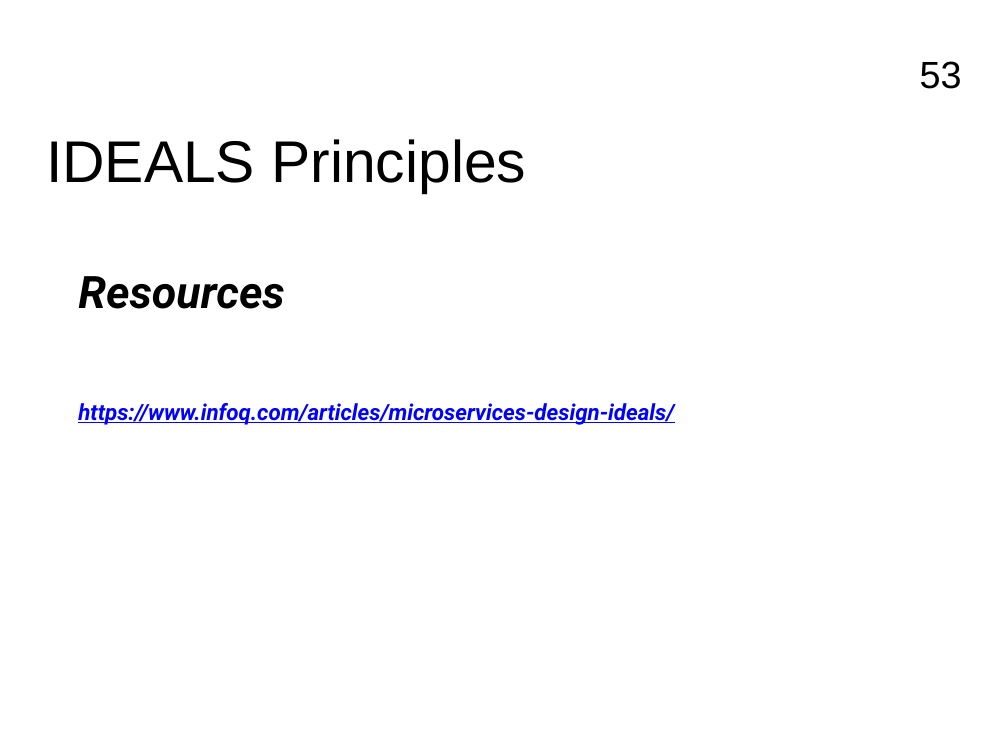
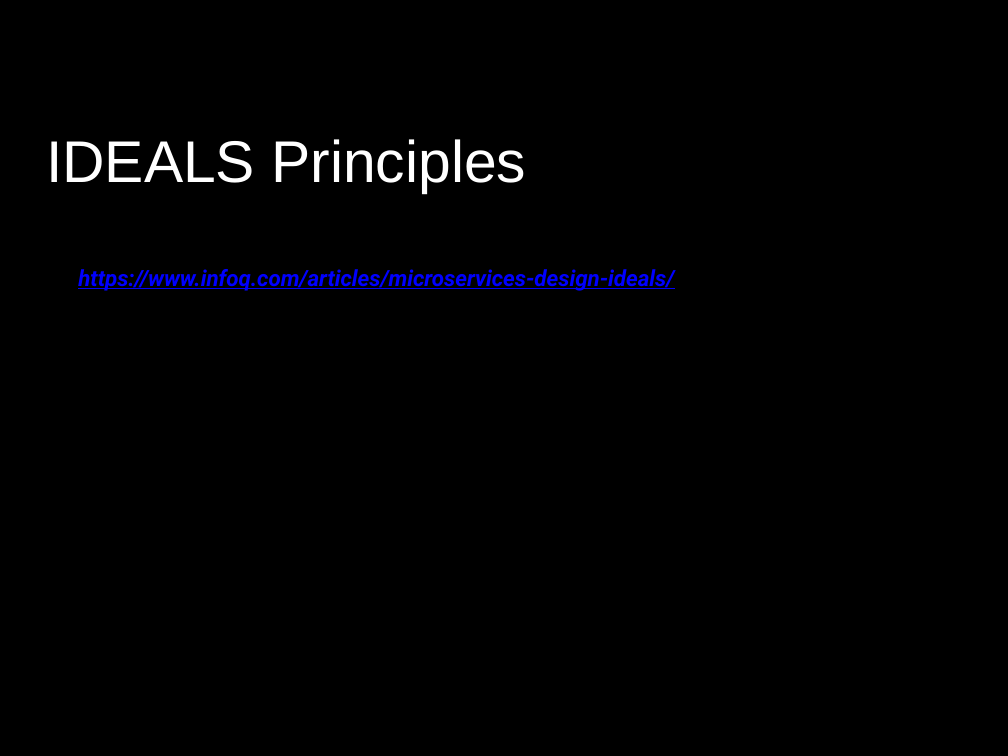
Before and after one commit to FrancoMelandri/SOLID, a slide deck: slide 53 of docs/solid.pptx. Drawn at 1008x756 pixels with LibreOffice and Linux fonts; fonts in the diff are those of the drawing. Boxes give left, top, right and bottom in pixels: in the first picture for what was removed or moved away, otherwise in the second. Text is boxed around its words. In the diff, an @@ line names an element or a change of style, - is before the commit and + after.

```diff
--- a/docs/solid.pptx
+++ b/docs/solid.pptx
@@ background #FFFFFF to #000000 @@
@@ page number removed at bbox=[920, 61, 962, 89] @@
-53
@@ text "IDEALS Principles" at bbox=[46, 139, 526, 193]: text colour #000000 to #FFFFFF @@
@@ text at bbox=[78, 276, 284, 309]: paragraph removed @@
-Resources
```
Also in this commit, not shown: 52 other slides changed.
